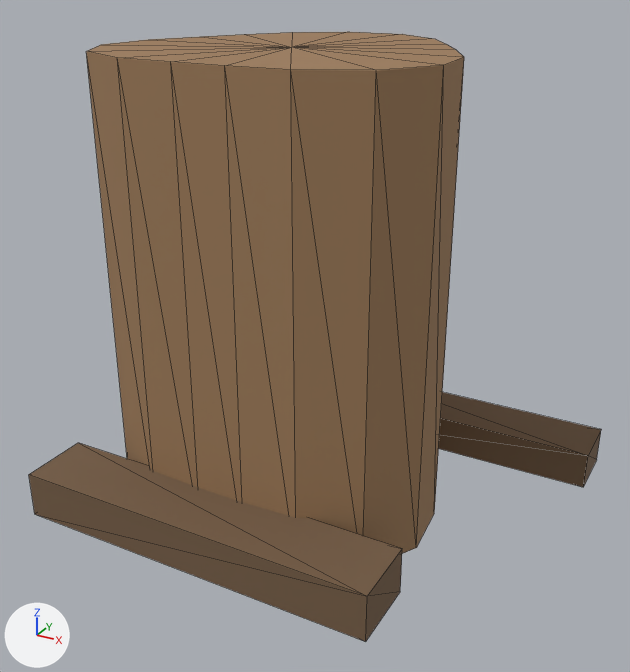
Renders of the glTF model assets/models/props/old_cedar_stump.glb from each side of a commit.
Before and after are seen from a 50 mm camera at (1.071, -1.836, 1.351) aimed at (0.089, -0.05, 0.458). Arrows for +X, +Y and +Z are at lower left; the lights stay in place. The older version comes first. Mesh edges are drawn as thin lines.

Names of what the first picture shows: 'old_cedar_stump'.
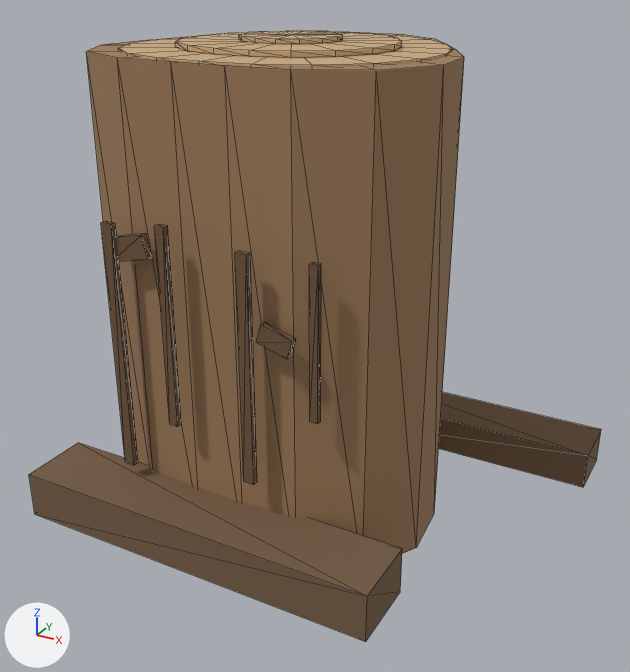
Changed parts and their boxes (x1, y1, x2, y2) in the pictures (630 x 672 px):
'old_cedar_stump', reshaped: before (29, 32, 601, 642); after (29, 31, 601, 642)
part 1 of me_old_cedar_stump, added (brown): after (101, 222, 138, 465)
part 2 of me_old_cedar_stump, added (brown): after (154, 224, 181, 426)
part 3 of me_old_cedar_stump, added (brown): after (235, 251, 257, 485)
part 4 of me_old_cedar_stump, added (brown): after (309, 262, 321, 424)
part 5 of me_old_cedar_stump, added (beige): after (118, 33, 452, 67)
part 6 of me_old_cedar_stump, added (beige): after (175, 31, 402, 58)
part 7 of me_old_cedar_stump, added (beige): after (239, 31, 343, 44)
part 8 of me_old_cedar_stump, added: after (115, 233, 296, 359)

What changed in the scene script:
```text
Add mat_old_cedar_stump_cut_rings_mat:
    mat_old_cedar_stump_cut_rings_mat = principled_material('old_cedar_stump_cut_rings_mat')
    mat_old_cedar_stump_cut_rings_mat.base_color = (0.58, 0.4, 0.22)  # beige #c8aa81
    mat_old_cedar_stump_cut_rings_mat.roughness = 0.88
Add mat_old_cedar_stump_bark_scars_mat:
    mat_old_cedar_stump_bark_scars_mat = principled_material('old_cedar_stump_bark_scars_mat')
    mat_old_cedar_stump_bark_scars_mat.base_color = (0.16, 0.09, 0.045)  # brown #6f553c
    mat_old_cedar_stump_bark_scars_mat.roughness = 0.88
Add mat_old_cedar_stump_branch_scars_mat:
    mat_old_cedar_stump_branch_scars_mat = principled_material('old_cedar_stump_branch_scars_mat')
    mat_old_cedar_stump_branch_scars_mat.base_color = (0.22, 0.13, 0.07)  # brown #81654b
    mat_old_cedar_stump_branch_scars_mat.roughness = 0.88
Change me_old_cedar_stump:
    used by ob_old_cedar_stump; location = (0.0, 0.0, 0.0)
    remove me_old_cedar_stump.from_pydata(...)  # 62 vertices, 108 faces; spans x -0.75..0.74, y -0.53..0.457, z 0.0..1.15
    add me_old_cedar_stump.from_pydata(...)  # 272 vertices, 480 faces; spans x -0.75..0.74, y -0.53..0.457, z 0.0..1.178
    me_old_cedar_stump part 1: a new loose piece, a box spanning x -0.255..-0.225, y -0.414..-0.4, z 0.18..0.8, in mat_old_cedar_stump_bark_scars_mat (brown #6f553c)
    me_old_cedar_stump part 2: a new loose piece, a box spanning x -0.092..-0.068, y -0.428..-0.414, z 0.34..0.82, in mat_old_cedar_stump_bark_scars_mat (brown #6f553c)
    me_old_cedar_stump part 3: a new loose piece, a box spanning x 0.106..0.134, y -0.421..-0.407, z 0.24..0.79, in mat_old_cedar_stump_bark_scars_mat (brown #6f553c)
    me_old_cedar_stump part 4: a new loose piece, a box spanning x 0.26..0.28, y -0.385..-0.371, z 0.42..0.78, in mat_old_cedar_stump_bark_scars_mat (brown #6f553c)
    me_old_cedar_stump part 5: a new loose piece of 42 vertices spanning x -0.38..0.38, y -0.365..0.395, z 1.14..1.154, in mat_old_cedar_stump_cut_rings_mat (beige #c8aa81)
    me_old_cedar_stump part 6: a new loose piece of 38 vertices spanning x -0.26..0.26, y -0.249..0.263, z 1.155..1.167, in mat_old_cedar_stump_cut_rings_mat (beige #c8aa81)
    me_old_cedar_stump part 7: a new loose piece of 30 vertices spanning x -0.12..0.12, y -0.115..0.119, z 1.168..1.178, in mat_old_cedar_stump_cut_rings_mat (beige #c8aa81)
    me_old_cedar_stump part 8
    8 vertices are added at x -0.256..0.231, y -0.406, z 0.569..0.786
    8 new vertices lie (0.0, 0.016, 0.0) away from vertices in x -0.256..0.231, y -0.406, z 0.569..0.786
    24 new faces join them, mat_old_cedar_stump_bark_scars_mat (brown #6f553c)
    other edits to the shape of me_old_cedar_stump do not show in these pictures
    add me_old_cedar_stump.materials.append(mat_old_cedar_stump_cut_rings_mat)  # beige #c8aa81
    add me_old_cedar_stump.materials.append(mat_old_cedar_stump_branch_scars_mat)  # brown #81654b
    add me_old_cedar_stump.materials.append(mat_old_cedar_stump_bark_scars_mat)  # brown #6f553c
```
